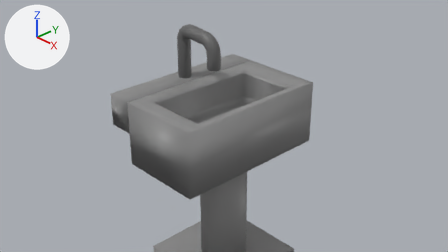
The Blender file Handfat.blend as it was, and as the next commit left it.
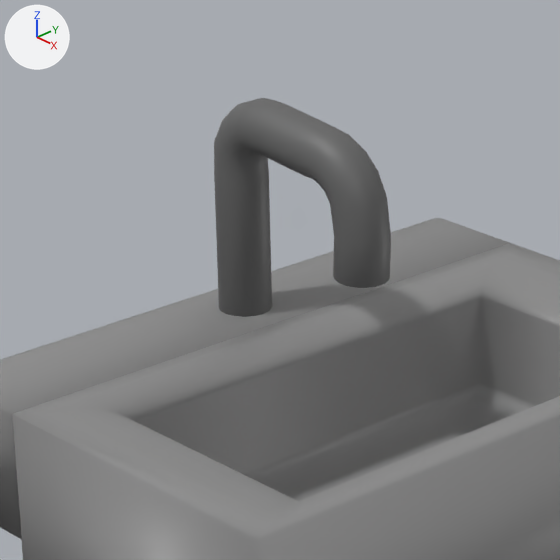
Each version appears first from the file's camera 'Camera', and next in a close-up on the part from 28% to 59% of the width and 0% to 55% of the height. Arrows for +X, +Y and +Z are at upper left; the lights stay in place. The older version's two pictures come first.
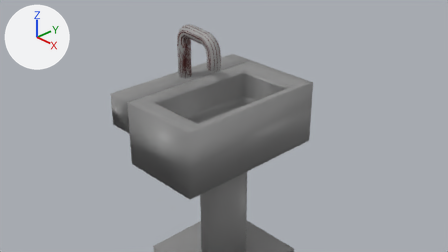
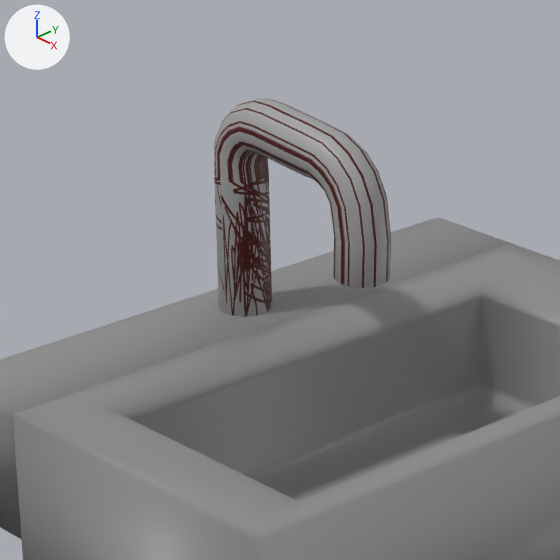
Boxes (x1, y1, x2, y2) around the edits, measured in the close-ups (560 x 560 px):
'Cylinder', surface changed
    both: (214, 98, 391, 317)

The edits, one by one:
Picture 'Material.005 Base Color' (img_material_005_base_color) is new.
In material 'Material.005' (mat_material_005), base_color is no longer (0.133, 0.133, 0.133), dark grey #666666.
In material 'Material.005' (mat_material_005), texture is now set to img_material_005_base_color.
